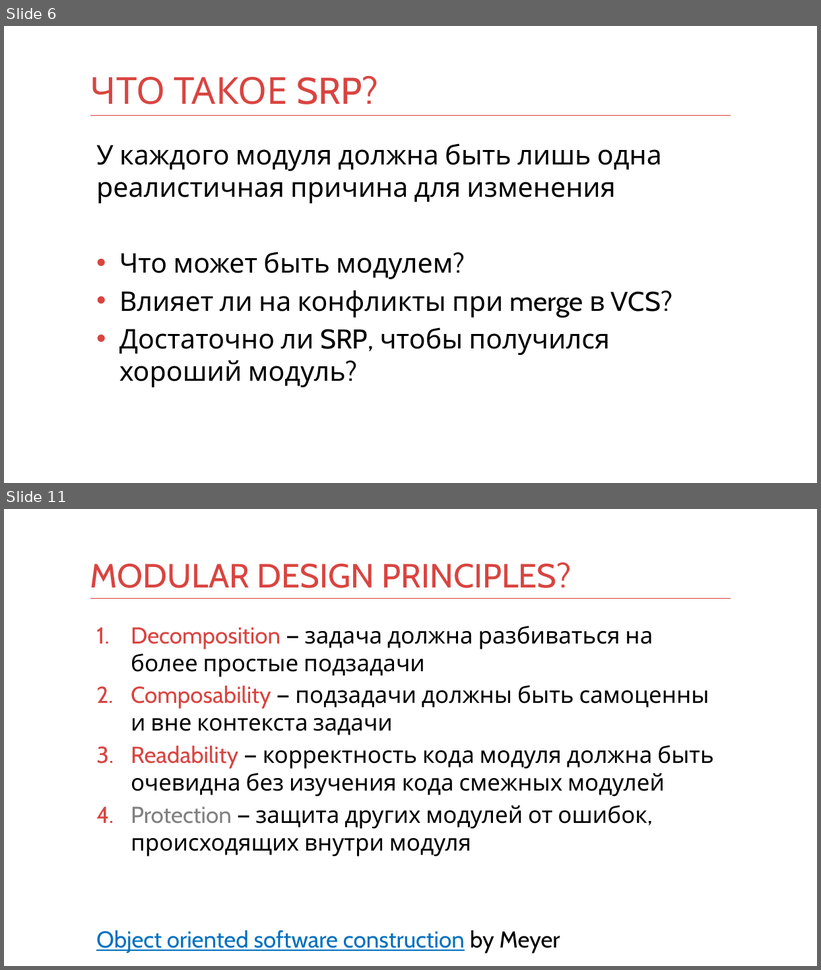
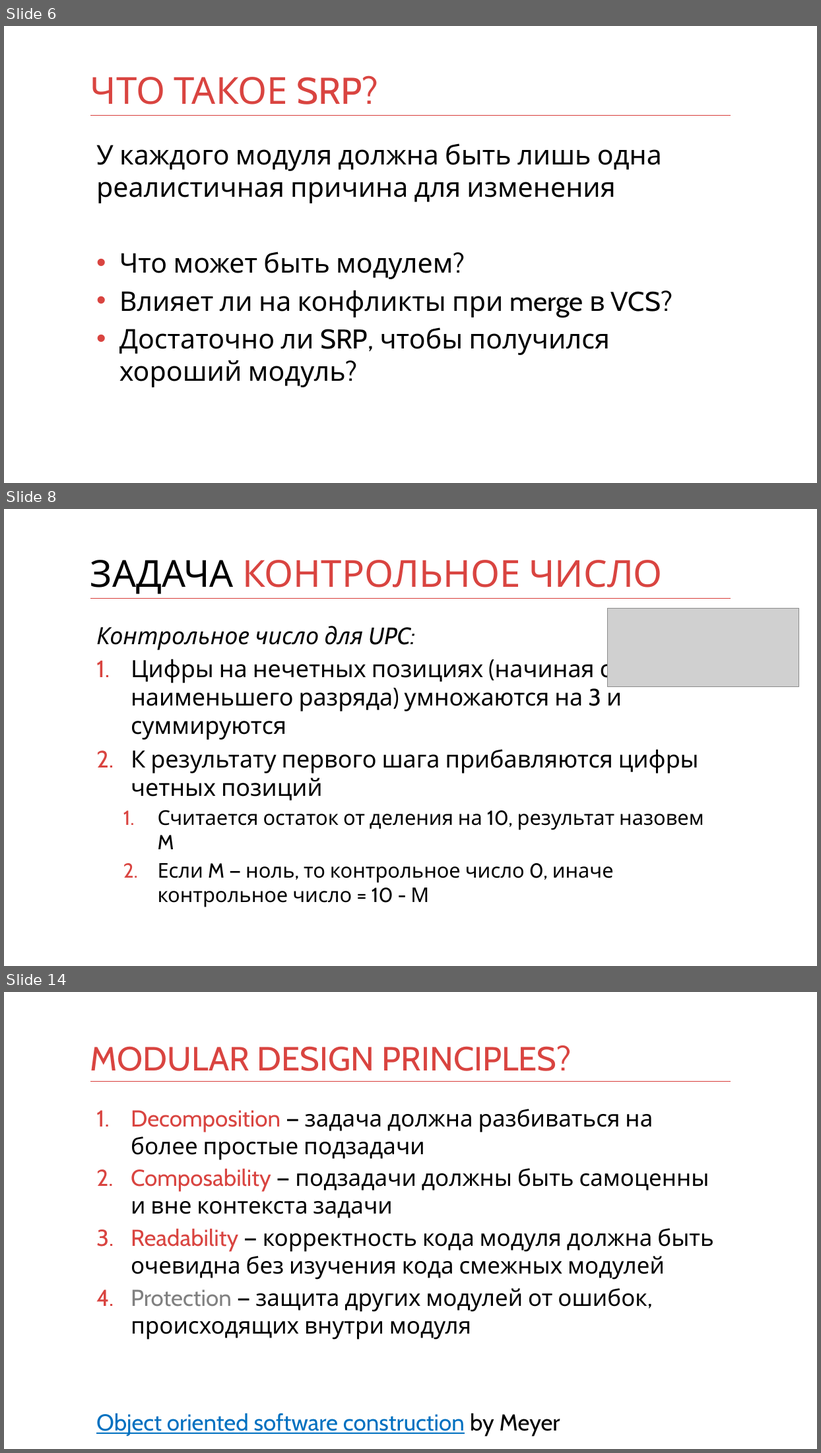
Before and after one commit to kontur-courses/clean-code, a slide deck: clean-code.pptx. Shown one above the other, each under a label of ours: slides 6 and 11 before the commit, slides 6, 8 and 14 after it; the slides between them are not shown. The pictures are 821x970 and 821x1453 pixels, drawn with LibreOffice and Linux fonts; fonts in the diff are those of the drawing; grey boxes stand for pictures. Boxes give left, top, right and bottom in pixels: in the first picture for what was removed or moved away, otherwise in the second. Text is boxed around its words. In the diff, an @@ line names an element or a change of style, - is before the commit and + after.

```diff
--- a/clean-code.pptx
+++ b/clean-code.pptx
@@ slide 8 added at (x1=4, y1=509, x2=817, y2=966), background #FFFFFF; not listed: 1 template element that a slide beside it also shows @@
@@ title added at (x1=90, y1=560, x2=663, y2=594), 44 pt, text #D94440 @@
+ЗАДАЧА КОНТРОЛЬНОЕ ЧИСЛО
@@ text added at (x1=96, y1=626, x2=704, y2=908), 28 pt, text #000000 @@
+Контрольное число для UPC:
+1. Цифры на нечетных позициях (начиная с наименьшего разряда) умножаются на 3 и суммируются
+2. К результату первого шага прибавляются цифры четных позиций
+  1. Считается остаток от деления на 10, результат назовем M
+  2. Если M — ноль, то контрольное число 0, иначе контрольное число = 10 - М
@@ picture added at (x1=608, y1=608, x2=799, y2=687) @@
@@ what was slide 11 is now slide 14 @@
```
Also in this commit, not shown: 6 slides changed, 5 other slides added.
